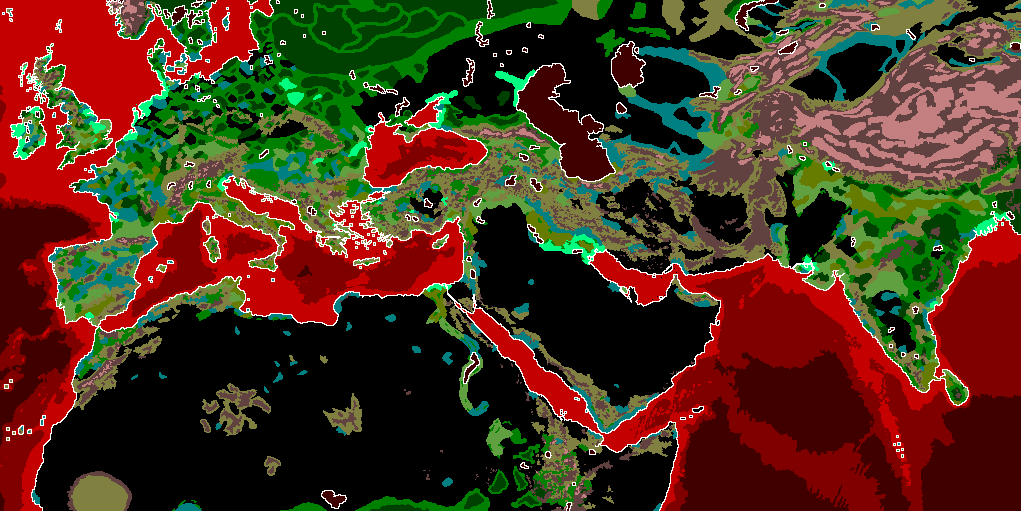
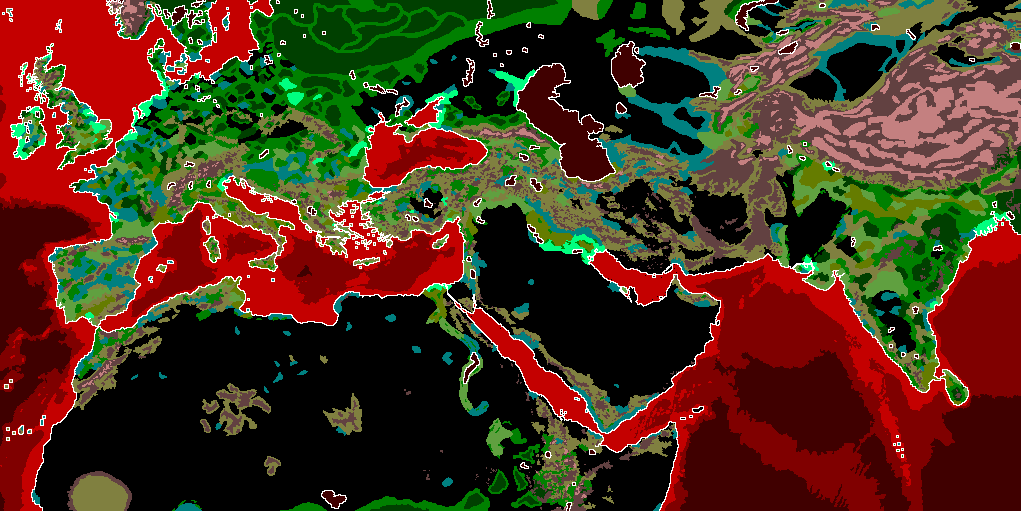
Two versions of the same layered image (1021px x 511px). Layer-by-layer changes:
painted on "map_ground_types" over [371,55,515,126]
